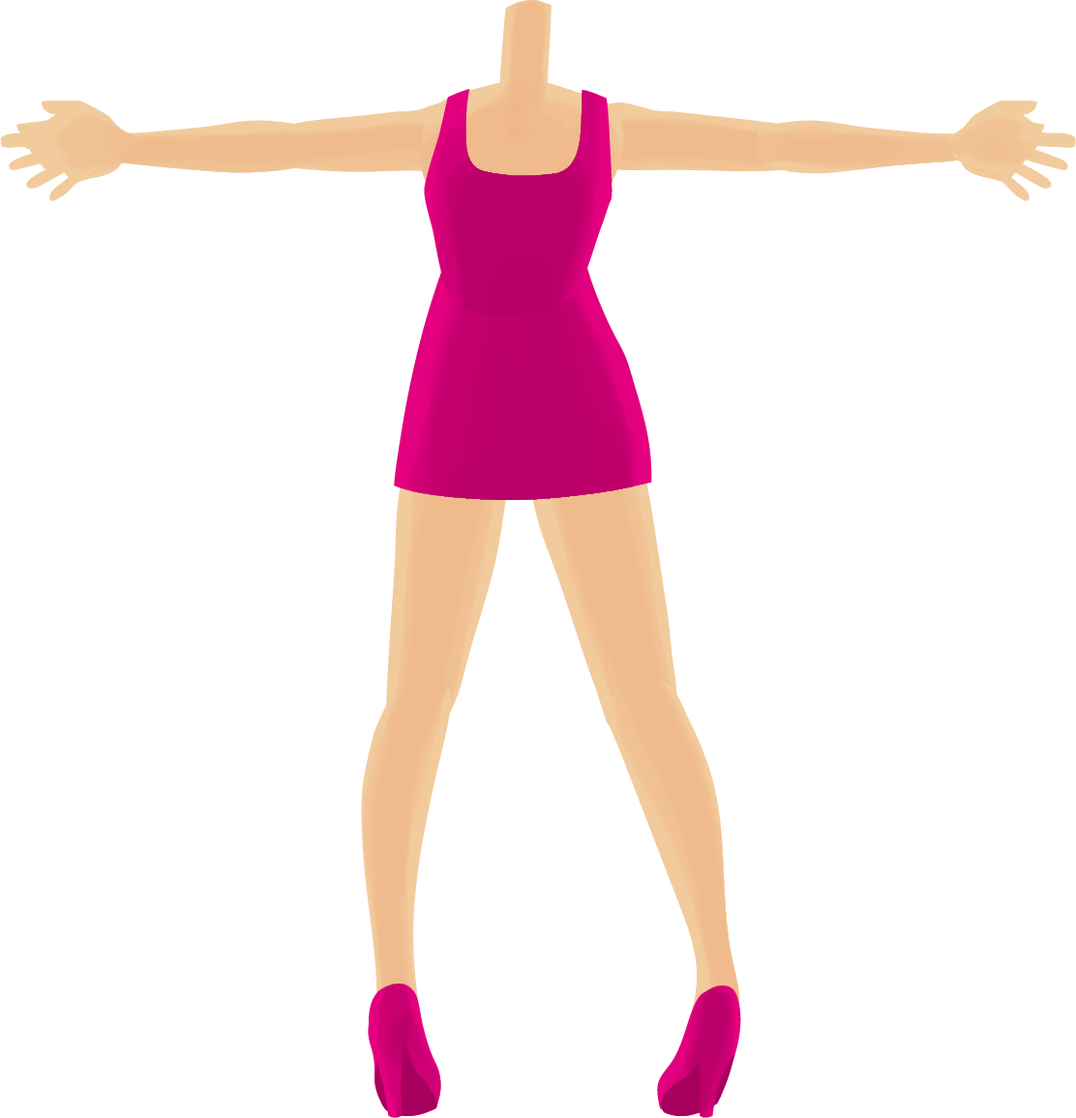
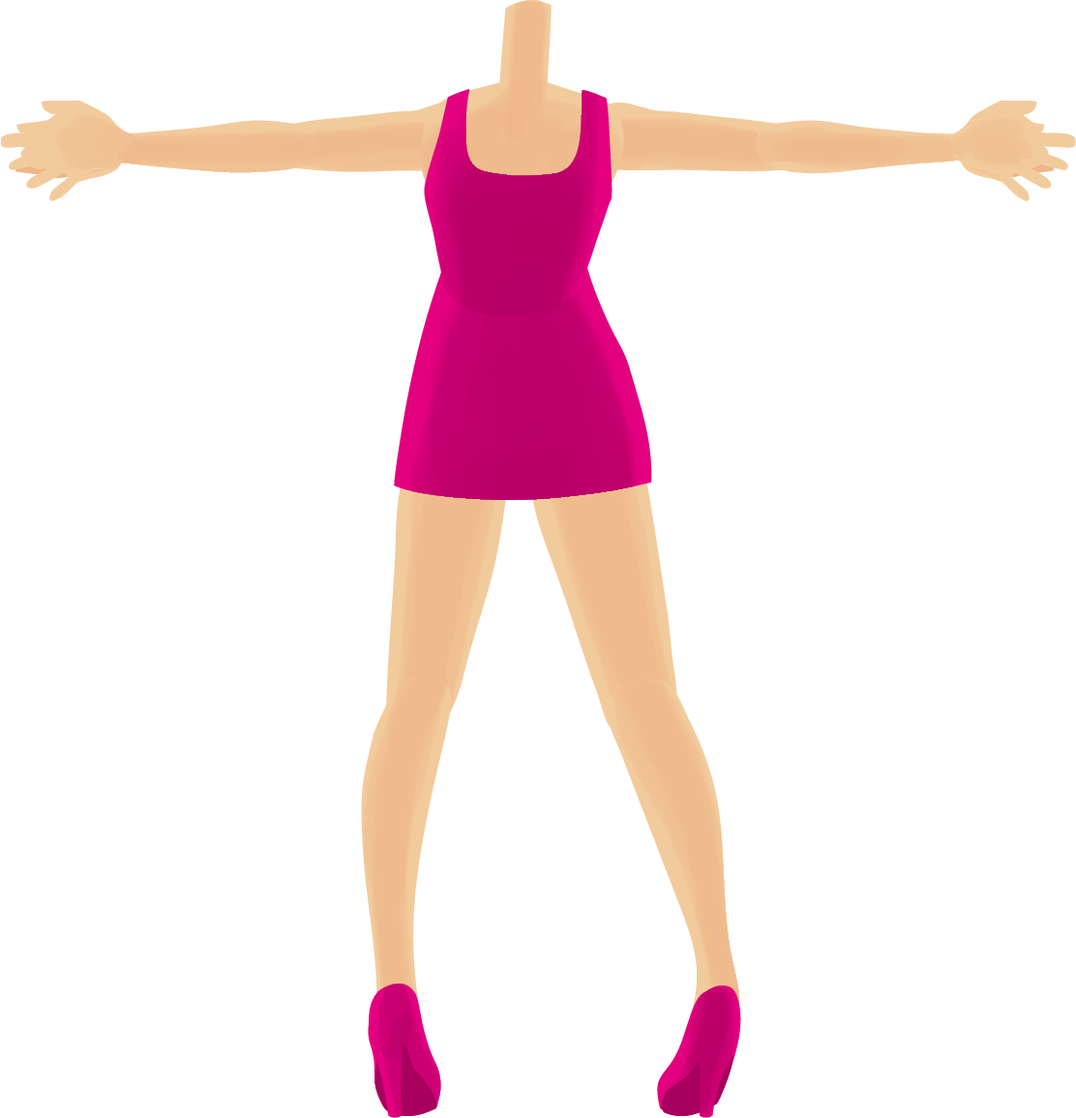
Two versions of the same layered image (1076x1118). Layer-by-layer changes:
added layer "handL5" in group "handL" over [1011, 146, 1054, 179]
added layer "handR5" in group "handR" over [15, 147, 69, 179]
